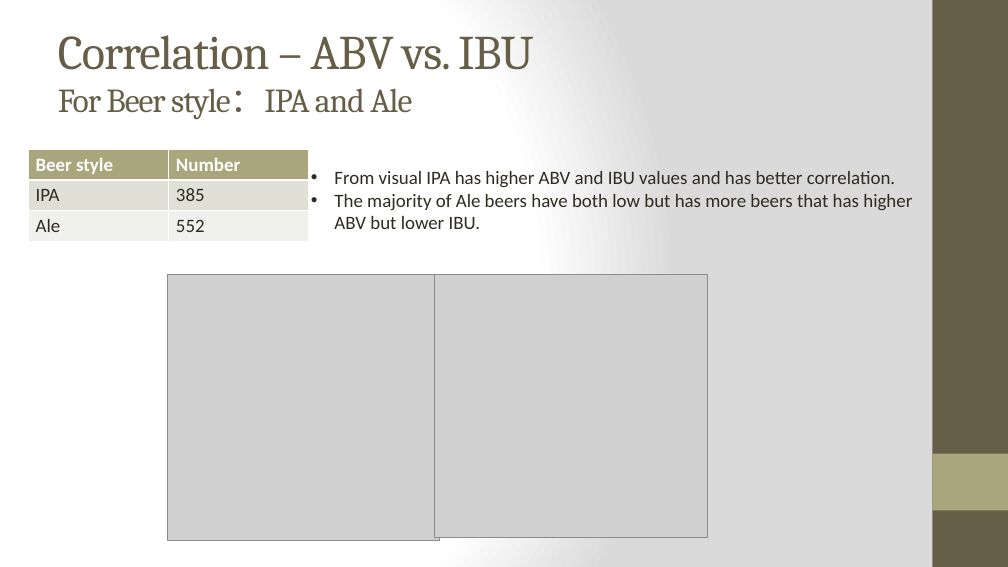
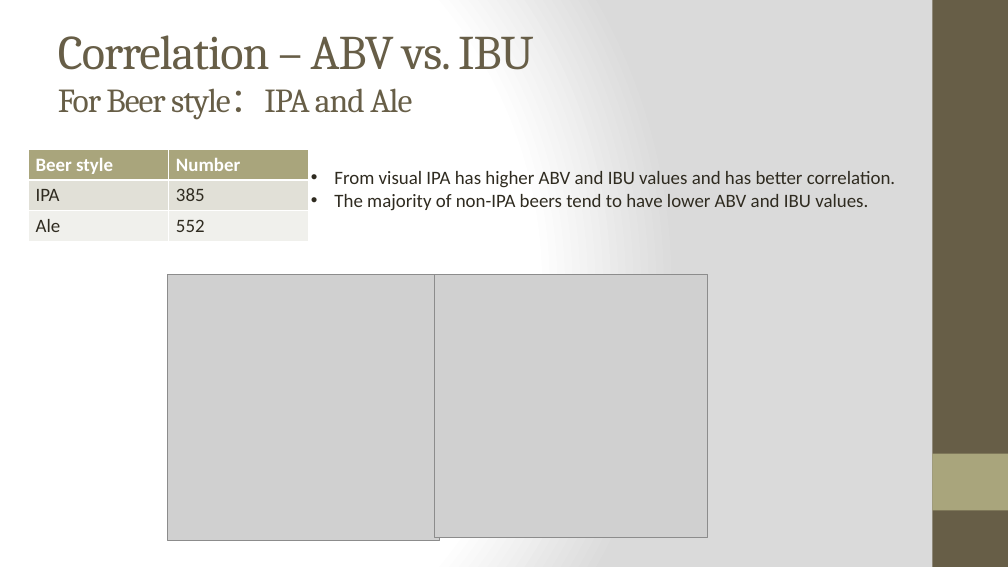
Before and after one commit to bstephan-smu/DDS-project1, a slide deck: slide 10 of Project Presentation_upd1025_new.pptx. Drawn at 1008x567 pixels with LibreOffice and Linux fonts; fonts in the diff are those of the drawing; grey boxes stand for pictures. Boxes give left, top, right and bottom in pixels: in the first picture for what was removed or moved away, otherwise in the second. Text is boxed around its words. In the diff, an @@ line names an element or a change of style, - is before the commit and + after.

```diff
--- a/Project Presentation_upd1025_new.pptx
+++ b/Project Presentation_upd1025_new.pptx
@@ text at [334, 194, 868, 211]: text changed @@
-• The majority of Ale beers have both low but has more beers that has higher ABV but lower IBU.
+• The majority of non-IPA beers tend to have lower ABV and IBU values.
```
Also in this commit, not shown: 10 other slides changed.
